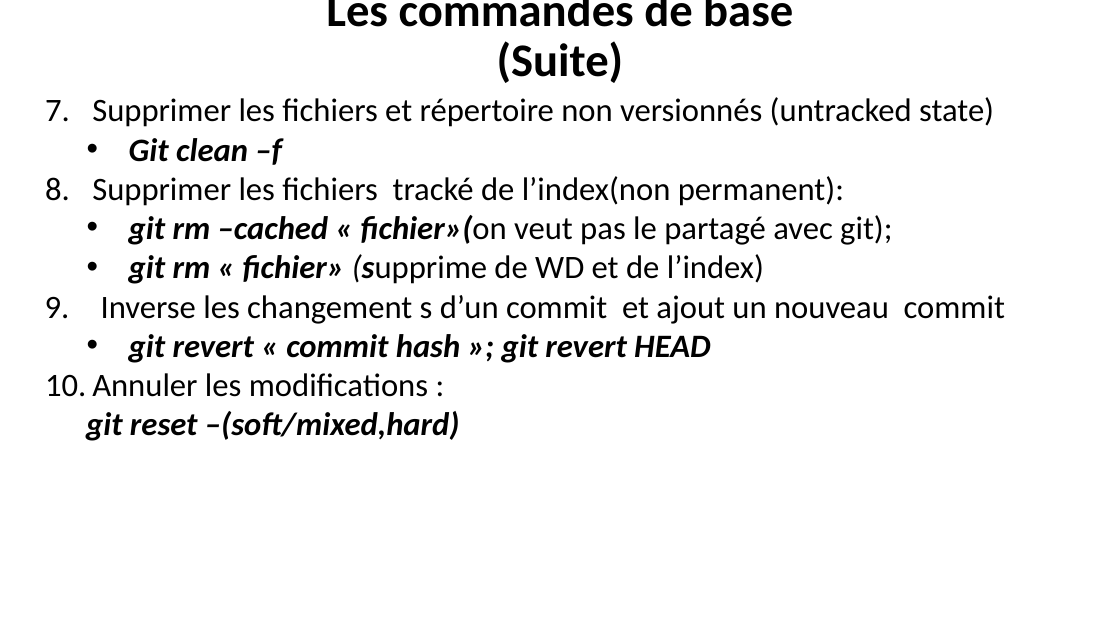
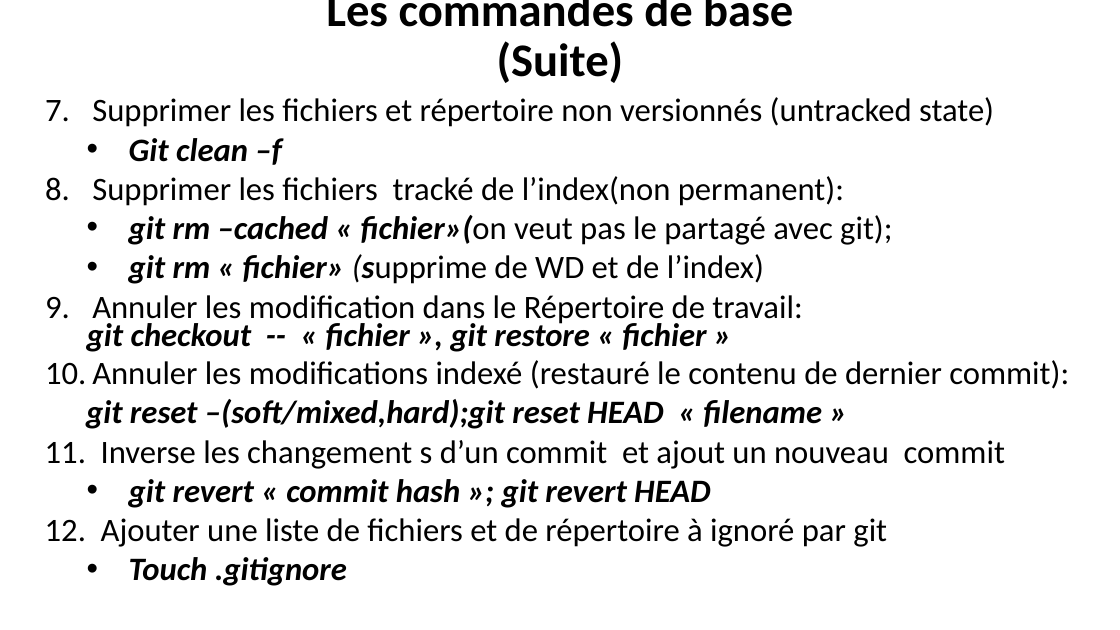
Before and after one commit to belakebiboussad/form, a slide deck: slide 9 of Formation Git.pptx. Drawn at 1120x630 pixels with LibreOffice and Linux fonts; fonts in the diff are those of the drawing. Boxes give left, top, right and bottom in pixels: in the first picture for what was removed or moved away, otherwise in the second. Text is boxed around its words. In the diff, an @@ line names an element or a change of style, - is before the commit and + after.

```diff
--- a/Formation Git.pptx
+++ b/Formation Git.pptx
@@ text at bbox=[86, 295, 1069, 429]: paragraphs added @@
+  9. Annuler les modification dans le Répertoire de travail:
+  git checkout -- « fichier », git restore « fichier »
+  10. Annuler les modifications indexé (restauré le contenu de dernier commit):
+  git reset –(soft/mixed,hard);git reset HEAD « filename »
@@ text at bbox=[101, 518, 887, 586]: text changed; bold off; italic off @@
-  10. Annuler les modifications :
-  git reset –(soft/mixed,hard)
+  12. Ajouter une liste de fichiers et de répertoire à ignoré par git
+  • Touch .gitignore
```
Also in this commit, not shown: 1 other slide changed, 1 slide removed, 1 other file.
